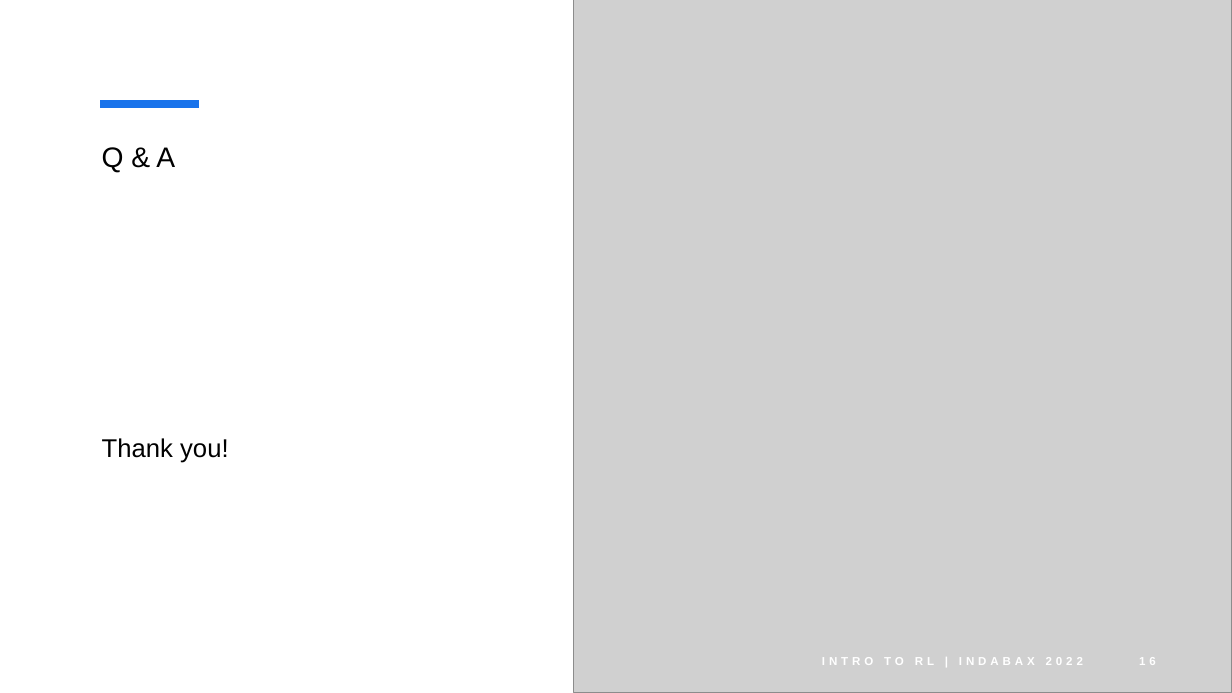
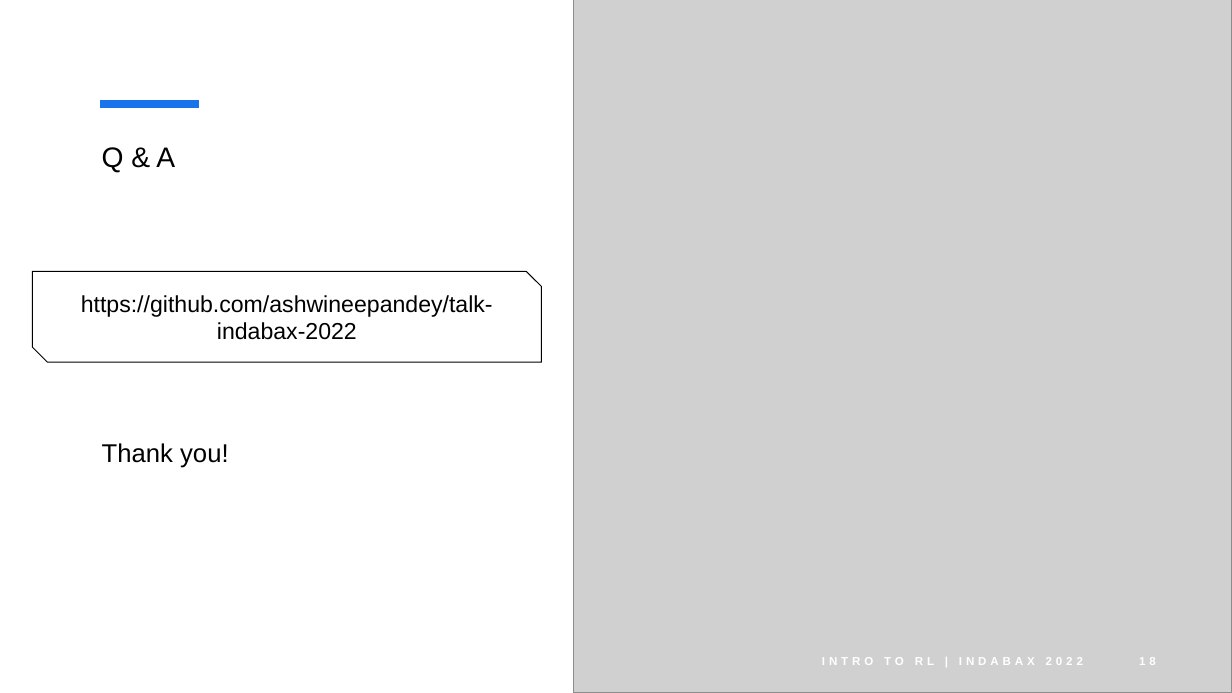
Before and after one commit to ashwineepandey/talk-indabax-2022, a slide deck: slide 18 of IntroToReinforcementLearning_IndabaX2022_001.pptx (slide 16 before the commit). Drawn at 1232x693 pixels with LibreOffice and Linux fonts; fonts in the diff are those of the drawing; grey boxes stand for pictures. Boxes give left, top, right and bottom in pixels: in the first picture for what was removed or moved away, otherwise in the second. Text is boxed around its words. In the diff, an @@ line names an element or a change of style, - is before the commit and + after.

```diff
--- a/IntroToReinforcementLearning_IndabaX2022_001.pptx
+++ b/IntroToReinforcementLearning_IndabaX2022_001.pptx
@@ snip diag rect added at (32, 272, 542, 362), outline #000000 0.75 pt, 18 pt, text #000000 @@
+https://github.com/ashwineepandey/talk-indabax-2022
@@ text "Thank you!": place and size @@
-text "Thank you!" at (102, 438, 229, 463)
+text "Thank you!" at (102, 443, 229, 468)
```
Also in this commit, not shown: 3 other slides changed, 2 slides added, 4 other files.
